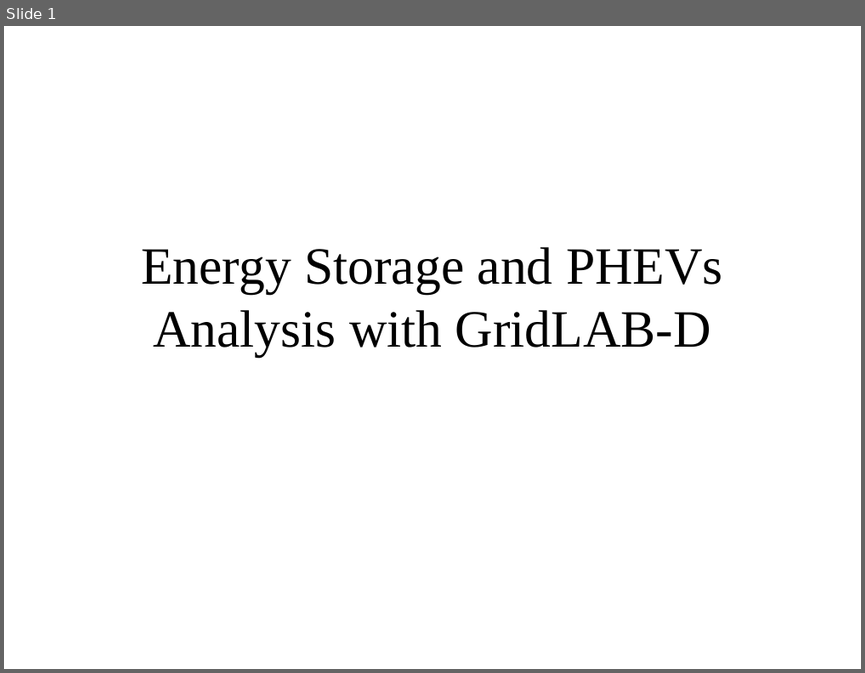
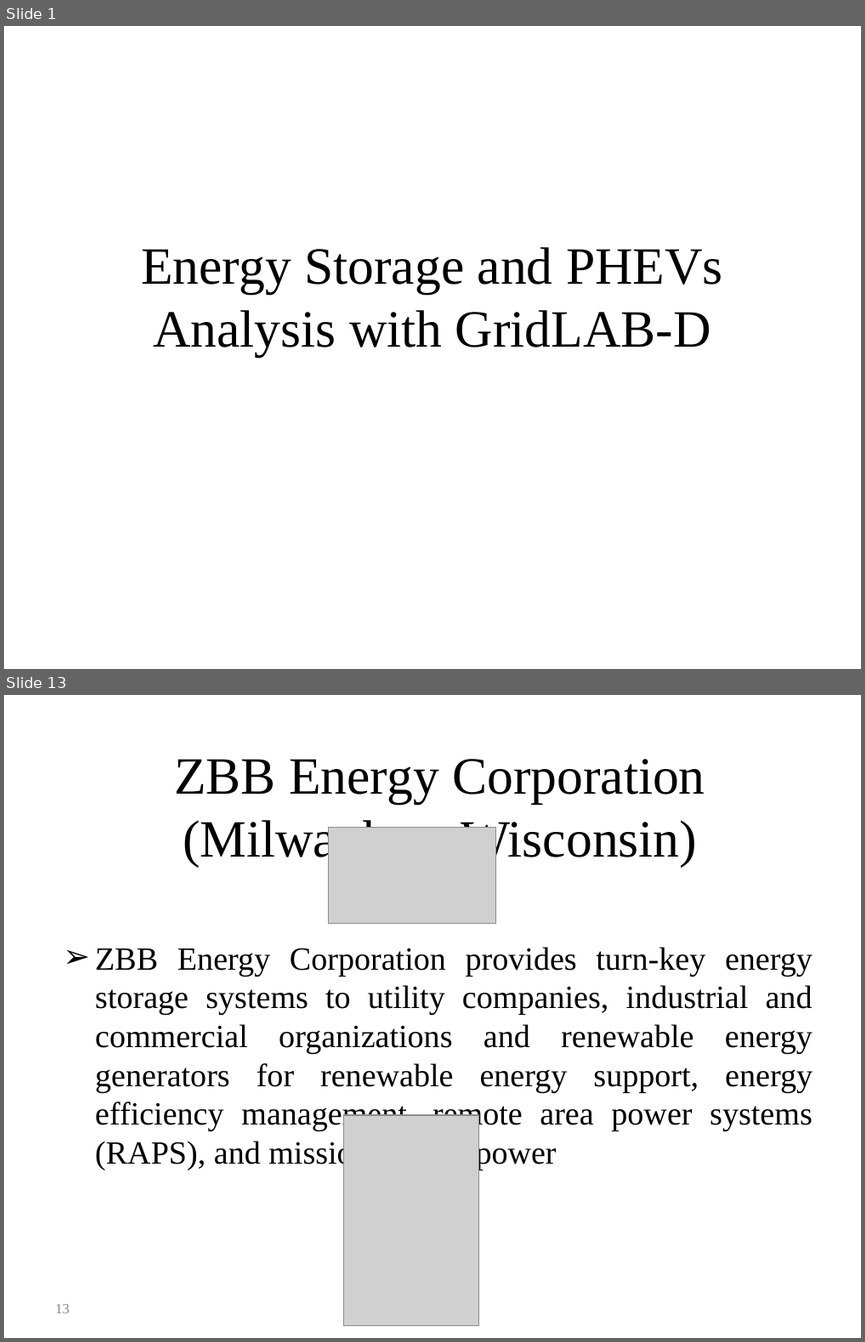
Before and after one commit to gridlab-d/course, a slide deck: Distribution_Analysis_Course/4.0 - Energy_Storage_and_PHEVs.ppt. Shown one above the other, each under a label of ours: slide 1 before the commit, slides 1 and 13 after it; the slides between them are not shown. The pictures are 865x673 and 865x1342 pixels, drawn with LibreOffice and Linux fonts; fonts in the diff are those of the drawing; grey boxes stand for pictures. Boxes give left, top, right and bottom in pixels: in the first picture for what was removed or moved away, otherwise in the second. Text is boxed around its words. In the diff, an @@ line names an element or a change of style, - is before the commit and + after.

```diff
--- a/Distribution_Analysis_Course/4.0 - Energy_Storage_and_PHEVs.ppt
+++ b/Distribution_Analysis_Course/4.0 - Energy_Storage_and_PHEVs.ppt
@@ slide 13 added at (x1=4, y1=695, x2=861, y2=1338), background #FFFFFF @@
@@ title added at (x1=174, y1=759, x2=704, y2=867), 44 pt, text #000000 @@
+ZBB Energy Corporation (Milwaukee, Wisconsin)
@@ picture added at (x1=328, y1=828, x2=496, y2=923) @@
@@ text added at (x1=95, y1=947, x2=812, y2=1170), 27.2 pt, text #000000 @@
+➢ ZBB Energy Corporation provides turn-key energy storage systems to utility companies, industrial and commercial organizations and renewable energy generators for renewable energy support, energy efficiency management, remote area power systems (RAPS), and mission critical power
@@ picture added at (x1=344, y1=1115, x2=478, y2=1325) @@
@@ page number added at (x1=55, y1=1304, x2=69, y2=1313), 12 pt, text #898989 @@
+13
```
Also in this commit, not shown: 1 slide changed, 20 other slides added.
